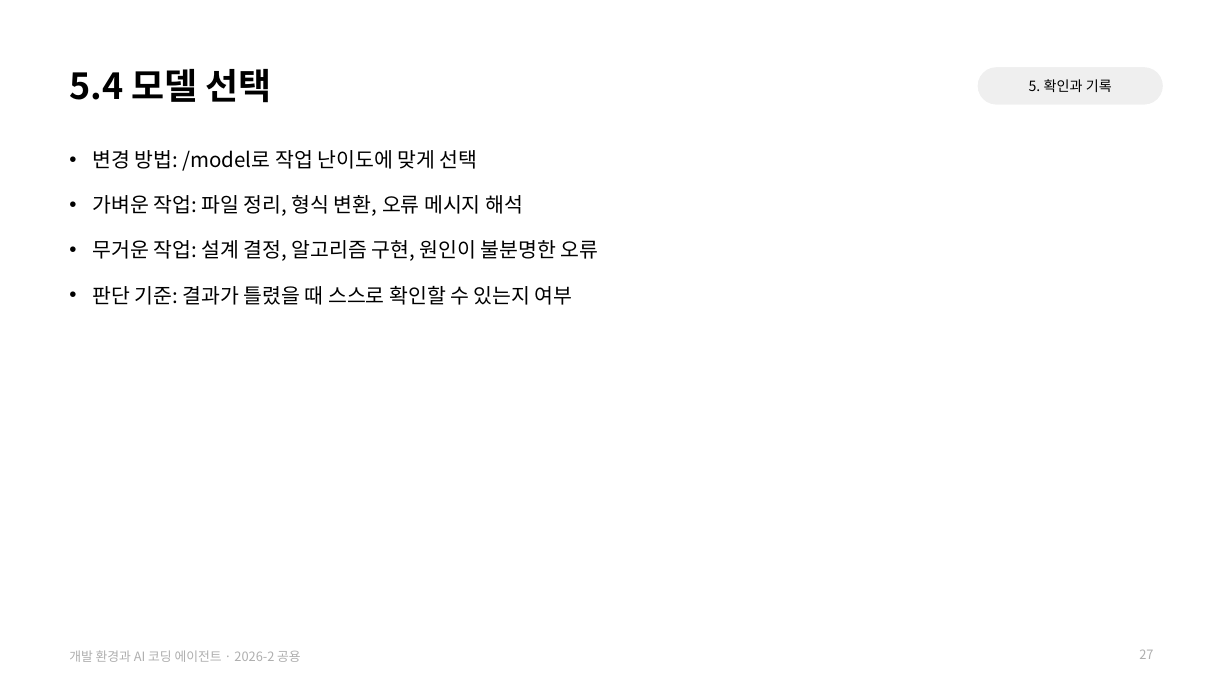
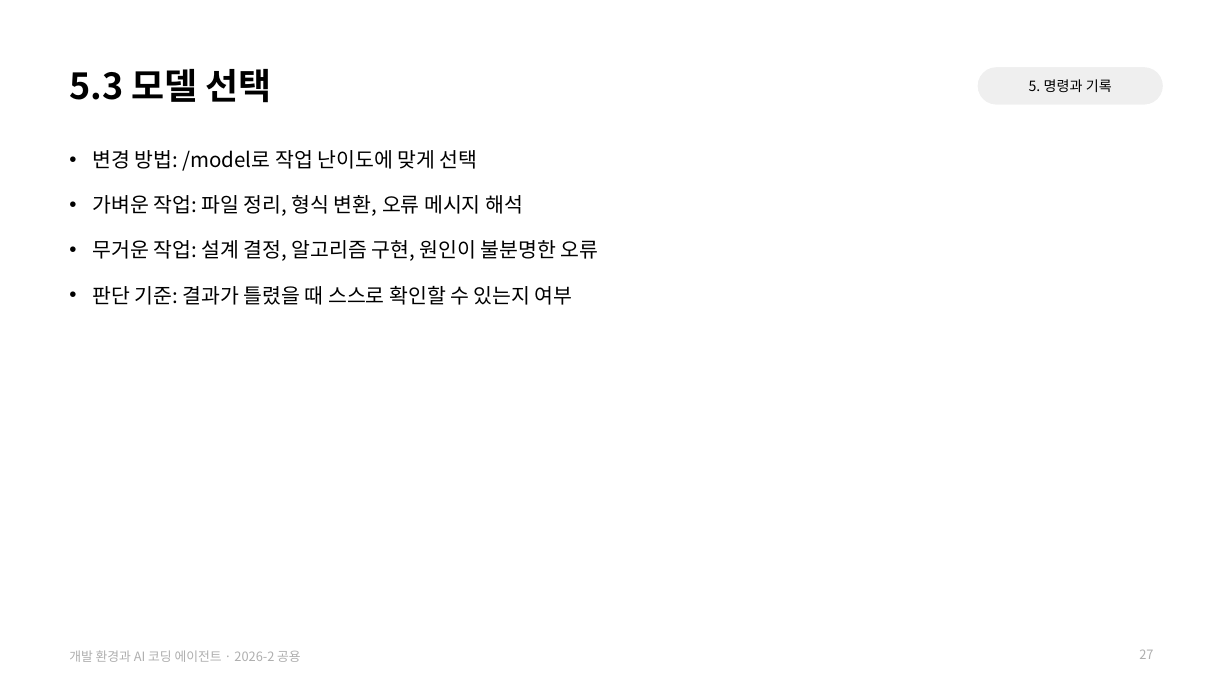
Before and after one commit to jihoyeo/ai-mobility, a slide deck: slide 27 of slides/common/dev_env.pptx. Drawn at 1232x693 pixels with LibreOffice and Linux fonts; fonts in the diff are those of the drawing. Boxes give left, top, right and bottom in pixels: in the first picture for what was removed or moved away, otherwise in the second. Text is boxed around its words. In the diff, an @@ line names an element or a change of style, - is before the commit and + after.

```diff
--- a/slides/common/dev_env.pptx
+++ b/slides/common/dev_env.pptx
@@ title at (69,69,272,103): text changed @@
-5.4 모델 선택
+5.3 모델 선택
@@ text at (1029,79,1112,92): text changed @@
-5. 확인과 기록
+5. 명령과 기록
```
Also in this commit, not shown: 15 other slides changed, 1 slide added, 1 slide removed, 2 other files.
